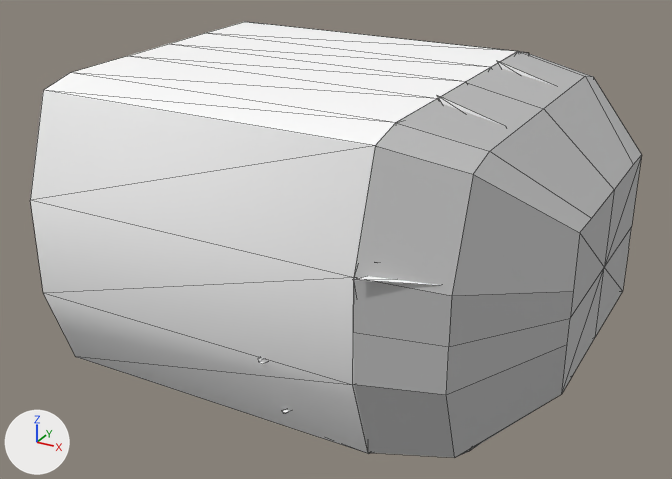
One commit to the FBX model Assets/Models/Submarine/Sub_Cockpit.FBX: the scene before it, then after it.
Rendered twice from a 50 mm lens placed at (24.4, -54.5, 36.4), pointed at (-4.7, -1.6, 10.0). The lights are fixed; the arrows at lower left show +X, +Y and +Z. Mesh edges are drawn as thin lines. Where no turn or scale is listed for an object, it has been applied to the vertices. Vertices at the same position are counted once.

The first picture shows 'Willypit'.
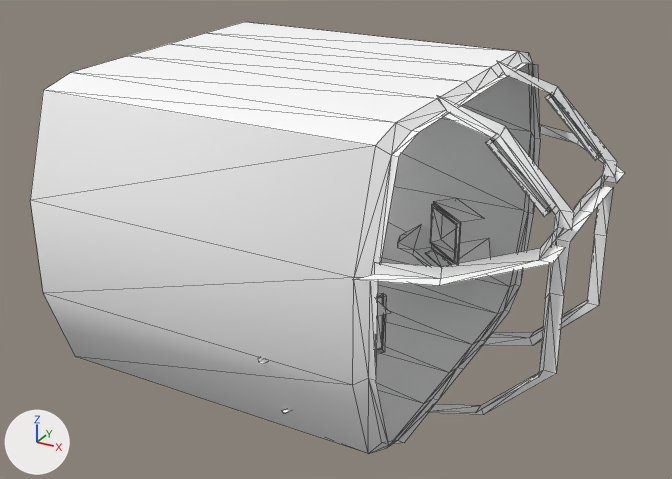
Where the newer file only moved an object's origin or applied its transform, the numbers keep the older frame.

Location of each change, (x1, y1, x2, y2) in pixels of the pictures (672 x 479 px):
'Willypit', reshaped
    before: (30, 22, 642, 458)
    after: (30, 22, 625, 454)
part 1 of me_mesh, added
    after: (376, 293, 386, 355)
part 2 of me_mesh, deleted
    before: (353, 52, 642, 458)

What changed in the scene script:
```text
Change me_mesh:
    used by ob_willypit; location = (0.0, 0.0, 0.0)
    remove me_mesh.from_pydata(...)  # 388 vertices, 507 faces; spans x -19.8..13.6, y -15.5..15.5, z 0.3..22.3
    add me_mesh.from_pydata(...)  # 356 vertices, 493 faces; spans x -19.8..12.6, y -15.5..15.5, z 0.3..22.3
    me_mesh part 1: a new loose piece of 16 vertices spanning x 0.8..1.5, y -6.9..-6.1, z 5.0..9.2, in mat_ceiling__willypit (white #ffffff)
    me_mesh part 2
    48 vertices are removed from x 3.7..13.6, y -14.9..14.8, z 0.8..22.0
    40 faces are deleted
    remove me_mesh.materials.append(mat_sub_window_mat)  # grey #bcbcbc
```
